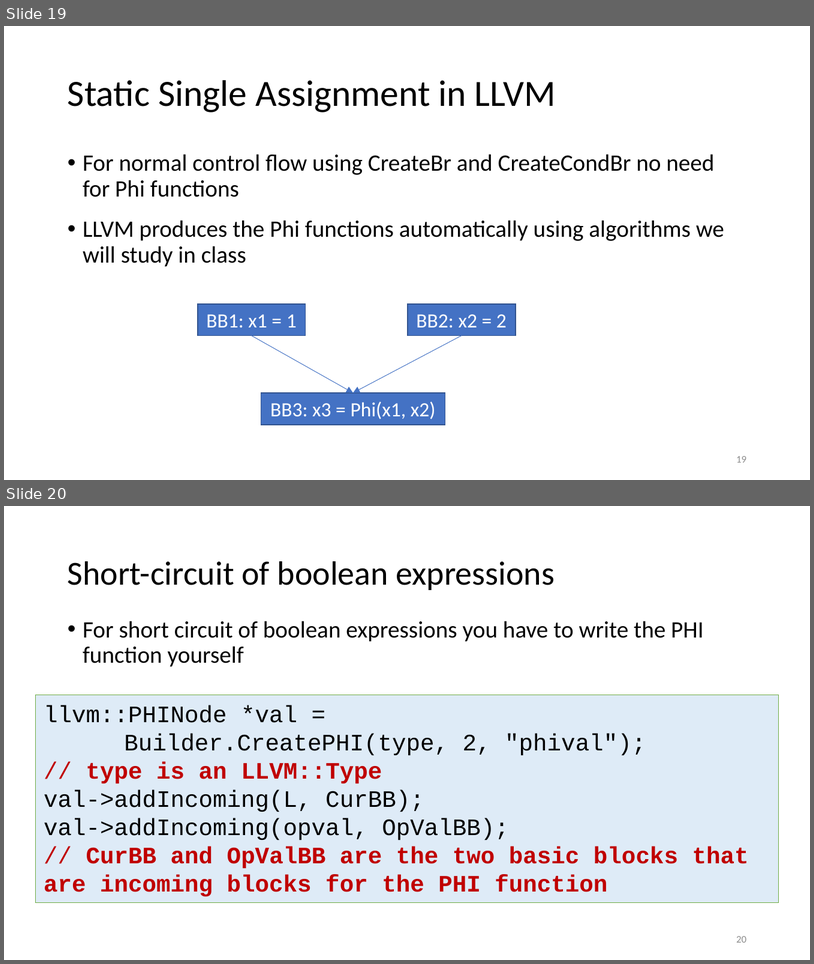
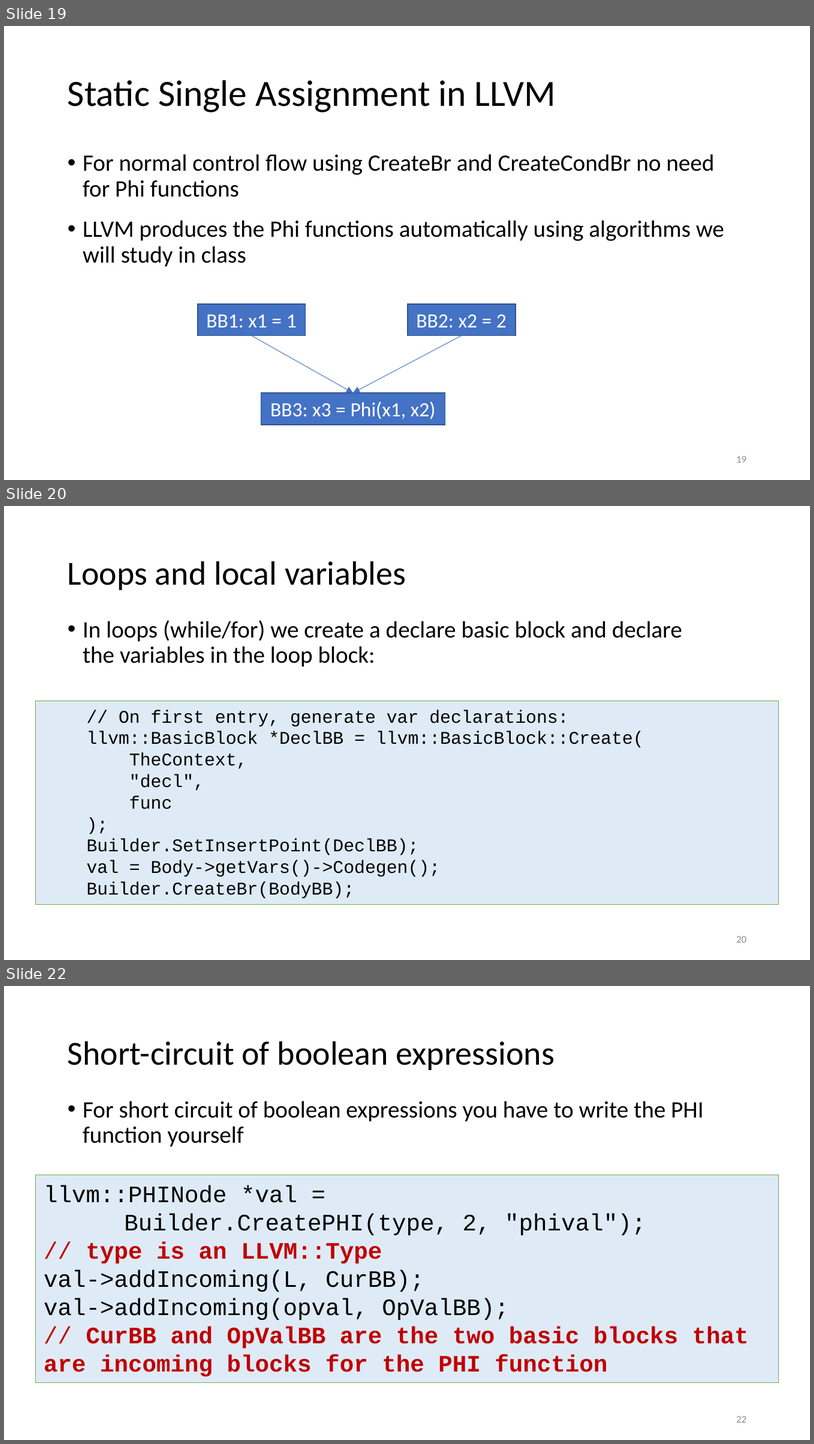
Before and after one commit to anoopsarkar/compilers-class, a slide deck: assets/ppt/codegen/decafLLVM.pptx. Shown one above the other, each under a label of ours: slides 19 and 20 before the commit, slides 19, 20 and 22 after it; the slides between them are not shown. The pictures are 814x964 and 814x1444 pixels, drawn with LibreOffice and Linux fonts; fonts in the diff are those of the drawing. Boxes give left, top, right and bottom in pixels: in the first picture for what was removed or moved away, otherwise in the second. Text is boxed around its words. In the diff, an @@ line names an element or a change of style, - is before the commit and + after.

```diff
--- a/assets/ppt/codegen/decafLLVM.pptx
+++ b/assets/ppt/codegen/decafLLVM.pptx
@@ slide 20 added at (4,506,810,960), background #FFFFFF @@
@@ title added at (68,561,406,590), 30 pt, text #000000 @@
+Loops and local variables
@@ text added at (83,620,683,667), 21 pt, text #000000 @@
+• In loops (while/for) we create a declare basic block and declare the variables in the loop block:
@@ rectangle added at (35,701,778,904), fill #DEEBF7, outline #70AD47 0.5 pt, 16 pt, text #000000 @@
+// On first entry, generate var declarations:
+llvm::BasicBlock *DeclBB = llvm::BasicBlock::Create(
+TheContext,
+"decl",
+func
+);
+Builder.SetInsertPoint(DeclBB);
+val = Body->getVars()->Codegen();
+Builder.CreateBr(BodyBB);
@@ page number added at (737,936,747,942), 9 pt, text #8C8C8C @@
+20
@@ what was slide 20 is now slide 22 @@
@@ page number at (737,1416,747,1422): text changed @@
-20
+22
```
Also in this commit, not shown: 4 slides changed, 13 other slides added, 2 other files.
